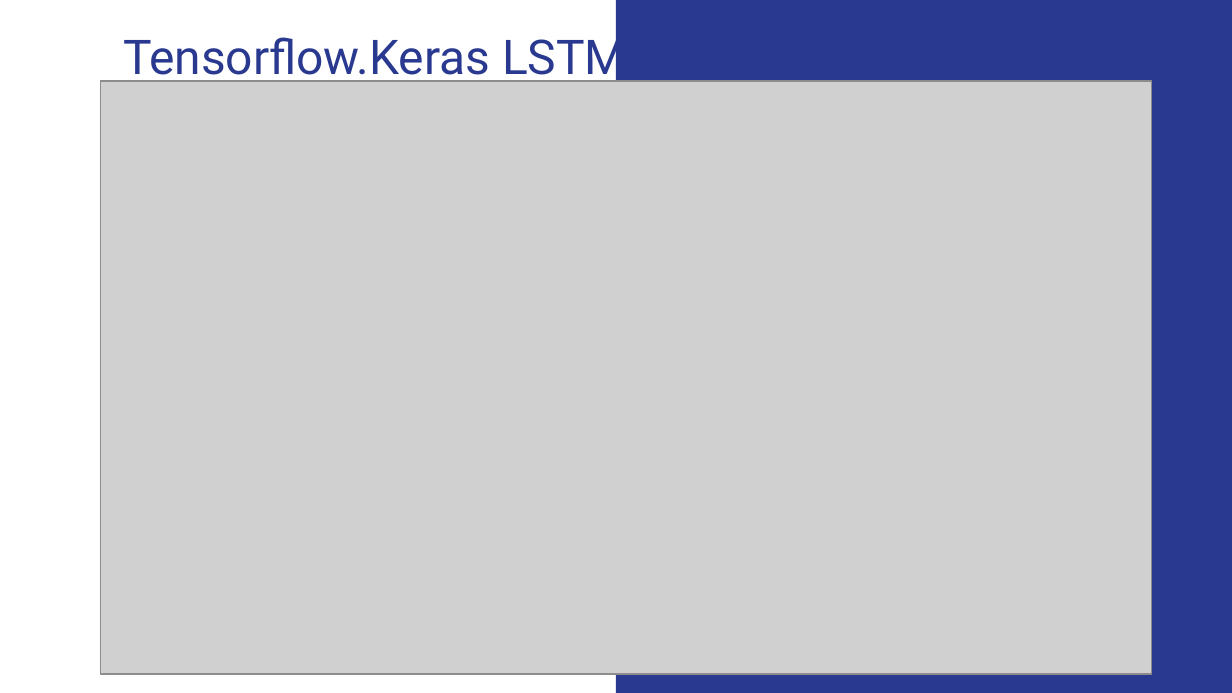
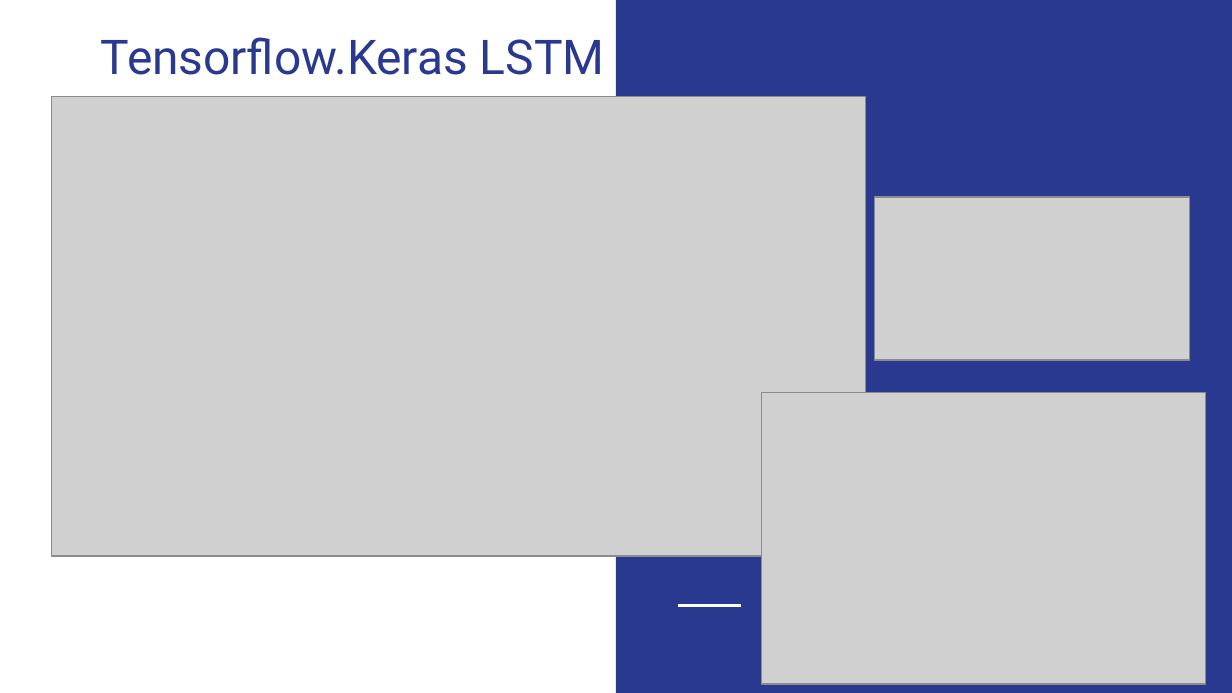
Before and after one commit to Lucas-Shaiman/project-beta, a slide deck: slide 8 of Case study.pptx. Drawn at 1232x693 pixels with LibreOffice and Linux fonts; fonts in the diff are those of the drawing; grey boxes stand for pictures. Boxes give left, top, right and bottom in pixels: in the first picture for what was removed or moved away, otherwise in the second. Text is boxed around its words. In the diff, an @@ line names an element or a change of style, - is before the commit and + after.

```diff
--- a/Case study.pptx
+++ b/Case study.pptx
@@ text "Tensorflow.Keras LSTM" rewrapped from box(123, 30, 627, 85) to box(101, 37, 605, 75) @@
@@ picture: place and size @@
-picture at box(100, 81, 1151, 674)
+picture at box(52, 97, 866, 557)
@@ picture added at box(875, 197, 1190, 360) @@
@@ picture added at box(761, 393, 1205, 685) @@
@@ line added from (678, 606) to (740, 606), #FFFFFF 1.5 pt @@
```
Also in this commit, not shown: 9 other slides changed, 2 slides added.
